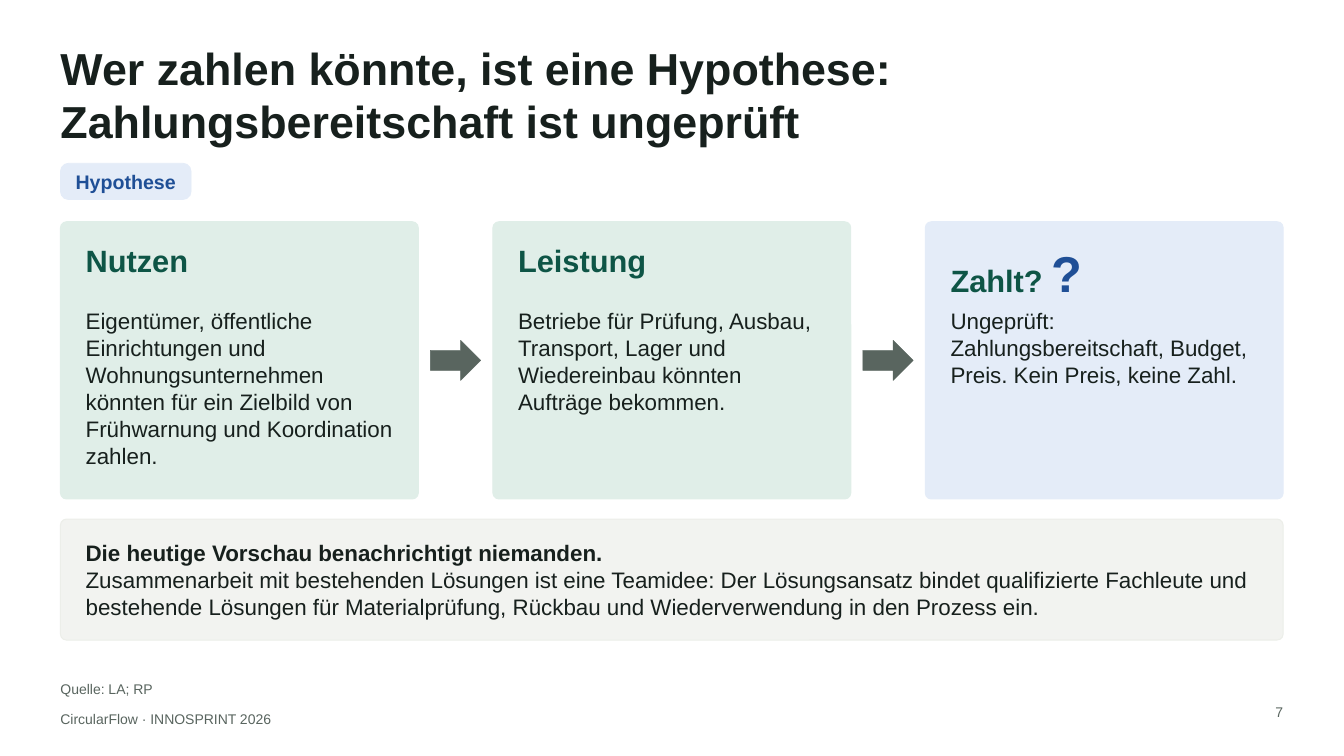
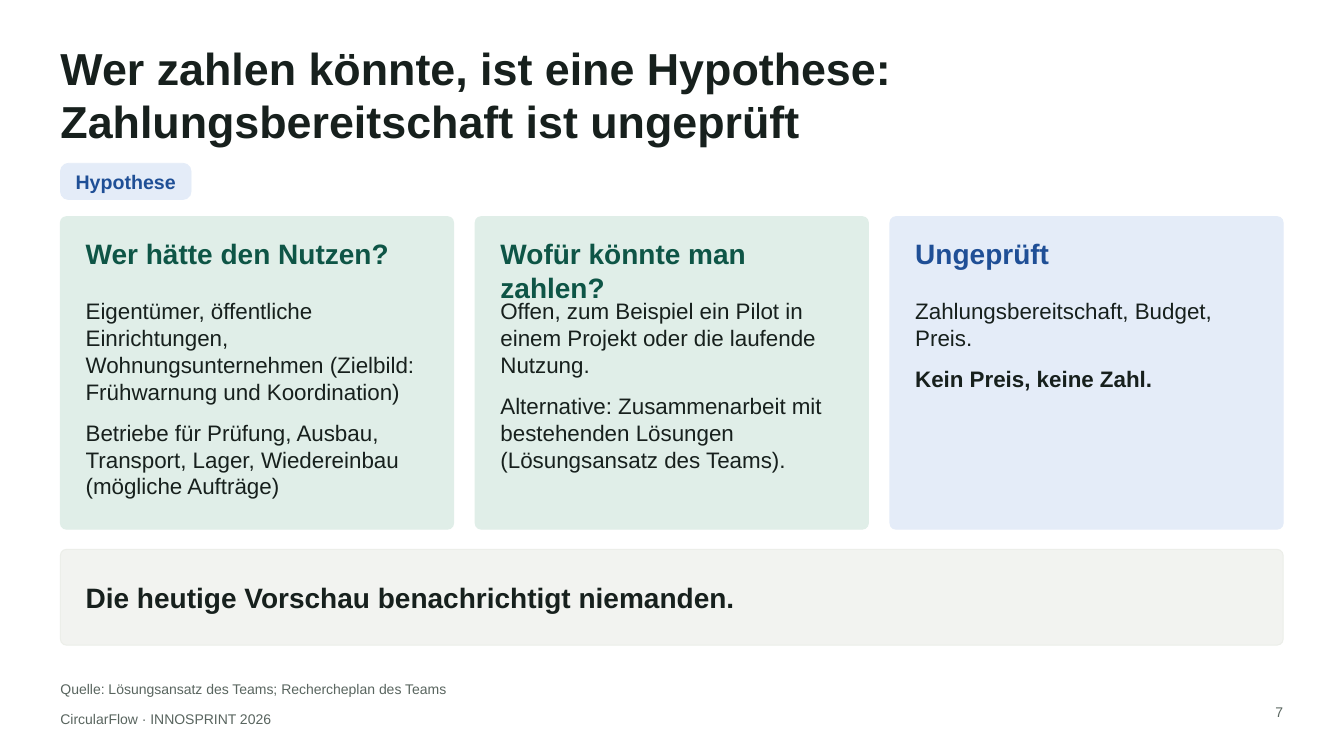
Before and after one commit to sammo3332/CircularFlow, a slide deck: slide 7 of pitch/innosprint-2026/ausgabe/weitere-fassungen/CircularFlow_INNOSPRINT2026_Fassung-C_Praxistest-Dortmund.pptx. Drawn at 1344x756 pixels with LibreOffice and Linux fonts; fonts in the diff are those of the drawing. Boxes give left, top, right and bottom in pixels: in the first picture for what was removed or moved away, otherwise in the second. Text is boxed around its words. In the diff, an @@ line names an element or a change of style, - is before the commit and + after.

```diff
--- a/pitch/innosprint-2026/ausgabe/weitere-fassungen/CircularFlow_INNOSPRINT2026_Fassung-C_Praxistest-Dortmund.pptx
+++ b/pitch/innosprint-2026/ausgabe/weitere-fassungen/CircularFlow_INNOSPRINT2026_Fassung-C_Praxistest-Dortmund.pptx
@@ rounded rectangle: place and size @@
-rounded rectangle at bbox=[60, 222, 418, 499]
+rounded rectangle at bbox=[60, 217, 454, 529]
@@ rounded rectangle: place and size @@
-rounded rectangle at bbox=[493, 222, 851, 499]
+rounded rectangle at bbox=[475, 217, 868, 529]
@@ proportions changed in 4 elements at bbox=[60, 217, 454, 529], bbox=[60, 549, 1284, 645], bbox=[475, 217, 868, 529], bbox=[890, 217, 1284, 529] @@
@@ rounded rectangle: place and size @@
-rounded rectangle at bbox=[926, 222, 1284, 499]
+rounded rectangle at bbox=[890, 217, 1284, 529]
@@ text at bbox=[86, 243, 389, 265]: text changed; size 22 to 20 pt @@
-Nutzen
+Wer hätte den Nutzen?
@@ text added at bbox=[500, 243, 746, 299], 20 pt, text #0E5546, bold @@
+Wofür könnte man zahlen?
@@ text removed at bbox=[518, 249, 646, 278] @@
-Leistung
@@ text added at bbox=[915, 243, 1049, 270], 20 pt, text #1F4F96, bold @@
+Ungeprüft
@@ text removed at bbox=[951, 269, 1043, 293] @@
-Zahlt? ?
@@ text at bbox=[86, 302, 414, 499]: text changed @@
-Eigentümer, öffentliche Einrichtungen und Wohnungsunternehmen könnten für ein Zielbild von Frühwarnung und Koordination zahlen.
+Eigentümer, öffentliche Einrichtungen, Wohnungsunternehmen (Zielbild: Frühwarnung und Koordination)
+Betriebe für Prüfung, Ausbau, Transport, Lager, Wiedereinbau (mögliche Aufträge)
@@ text added at bbox=[500, 302, 822, 473], 16 pt, text #17201D @@
+Offen, zum Beispiel ein Pilot in einem Projekt oder die laufende Nutzung.
+Alternative: Zusammenarbeit mit bestehenden Lösungen (Lösungsansatz des Teams).
@@ text removed at bbox=[518, 312, 811, 415] @@
-Betriebe für Prüfung, Ausbau, Transport, Lager und Wiedereinbau könnten Aufträge bekommen.
@@ text at bbox=[915, 302, 1212, 391]: text changed @@
-Ungeprüft: Zahlungsbereitschaft, Budget, Preis. Kein Preis, keine Zahl.
+Zahlungsbereitschaft, Budget, Preis.
+Kein Preis, keine Zahl.
@@ right arrow removed at bbox=[431, 341, 481, 381] @@
@@ right arrow removed at bbox=[863, 341, 913, 381] @@
@@ rounded rectangle: place and size @@
-rounded rectangle at bbox=[60, 519, 1284, 640]
+rounded rectangle at bbox=[60, 549, 1284, 645]
@@ text "Die heutige Vorschau benachrichtigt niemanden.": place and size @@
-text "Die heutige Vorschau benachrichtigt niemanden." at bbox=[86, 544, 1247, 620]
+text "Die heutige Vorschau benachrichtigt niemanden." at bbox=[86, 587, 735, 613]
@@ text "Die heutige Vorschau benachrichtigt niemanden." at bbox=[86, 587, 735, 613]: size 16 to 20 pt @@
@@ text at bbox=[86, 571, 1247, 620]: paragraph removed @@
-Zusammenarbeit mit bestehenden Lösungen ist eine Teamidee: Der Lösungsansatz bindet qualifizierte Fachleute und bestehende Lösungen für Materialprüfung, Rückbau und Wiederverwendung in den Prozess ein.
@@ text at bbox=[60, 684, 446, 697]: text changed @@
-Quelle: LA; RP
+Quelle: Lösungsansatz des Teams; Rechercheplan des Teams
```
Also in this commit, not shown: 14 other slides changed, 25 other files.
